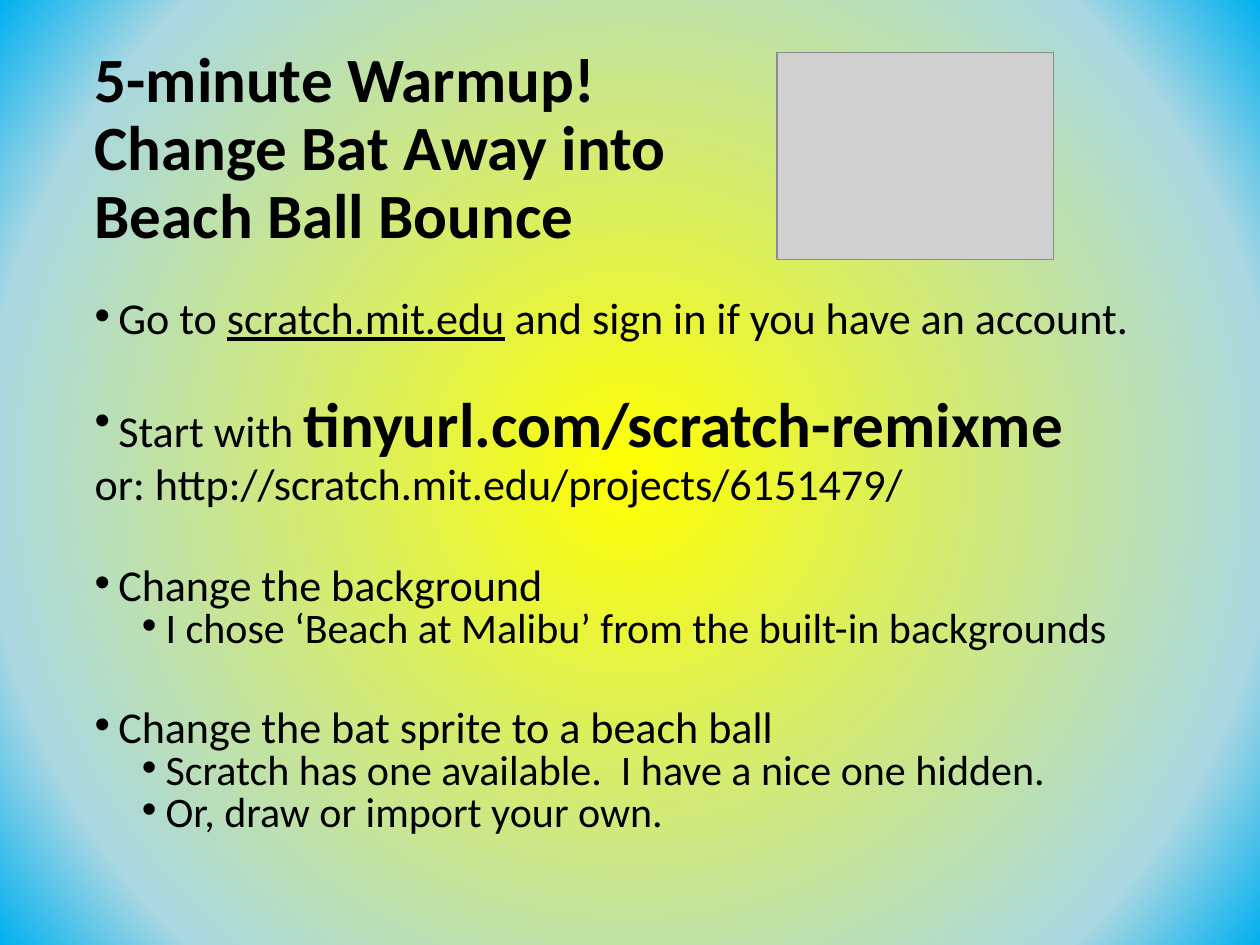
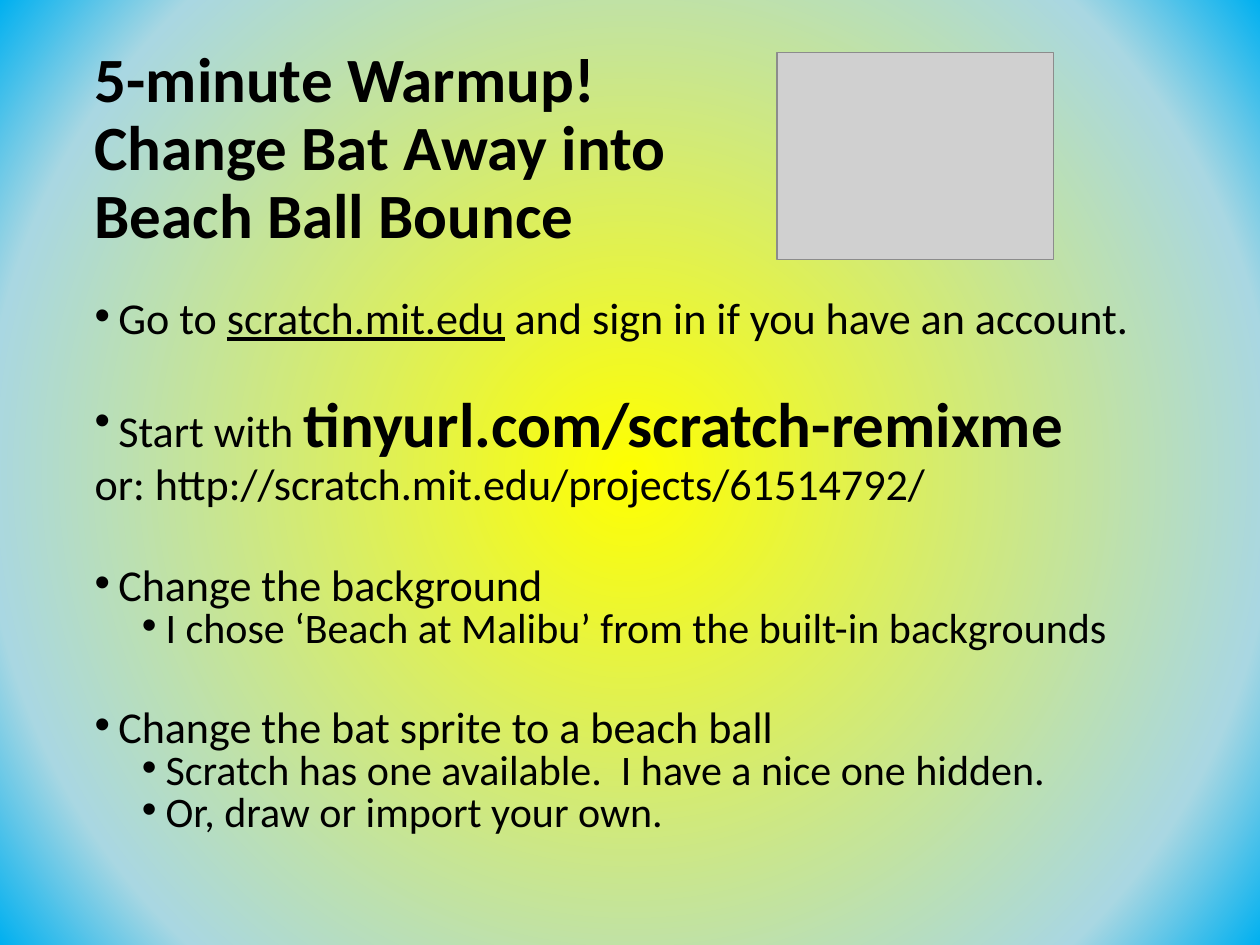
Before and after one commit to CoderDojoSV/scratch-intermediate-May2015, a slide deck: slide 5 of Intermediate Scratch week1.pptx. Drawn at 1260x945 pixels with LibreOffice and Linux fonts; fonts in the diff are those of the drawing; grey boxes stand for pictures. Boxes give left, top, right and bottom in pixels: in the first picture for what was removed or moved away, otherwise in the second. Text is boxed around its words. In the diff, an @@ line names an element or a change of style, - is before the commit and + after.

```diff
--- a/Intermediate Scratch week1.pptx
+++ b/Intermediate Scratch week1.pptx
@@ text at bbox=[95, 464, 925, 512]: text changed @@
-or: http://scratch.mit.edu/projects/6151479/
+or: http://scratch.mit.edu/projects/61514792/
```
Also in this commit, not shown: 1 other slide changed, 2 other files.
